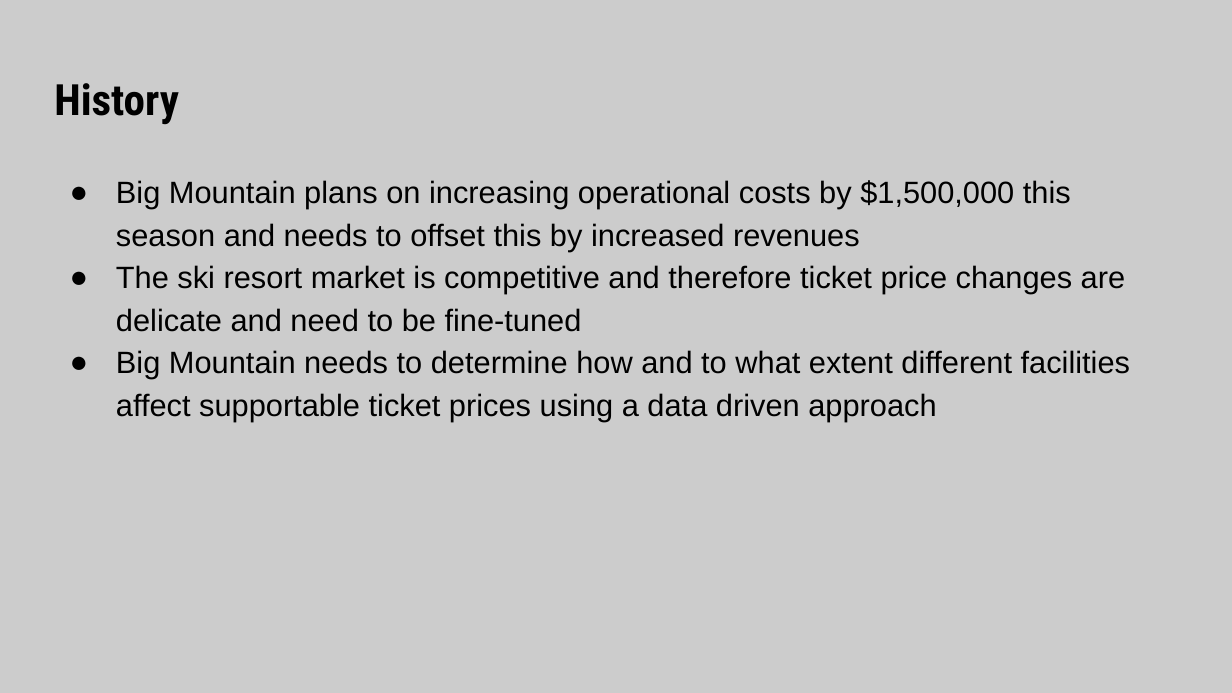
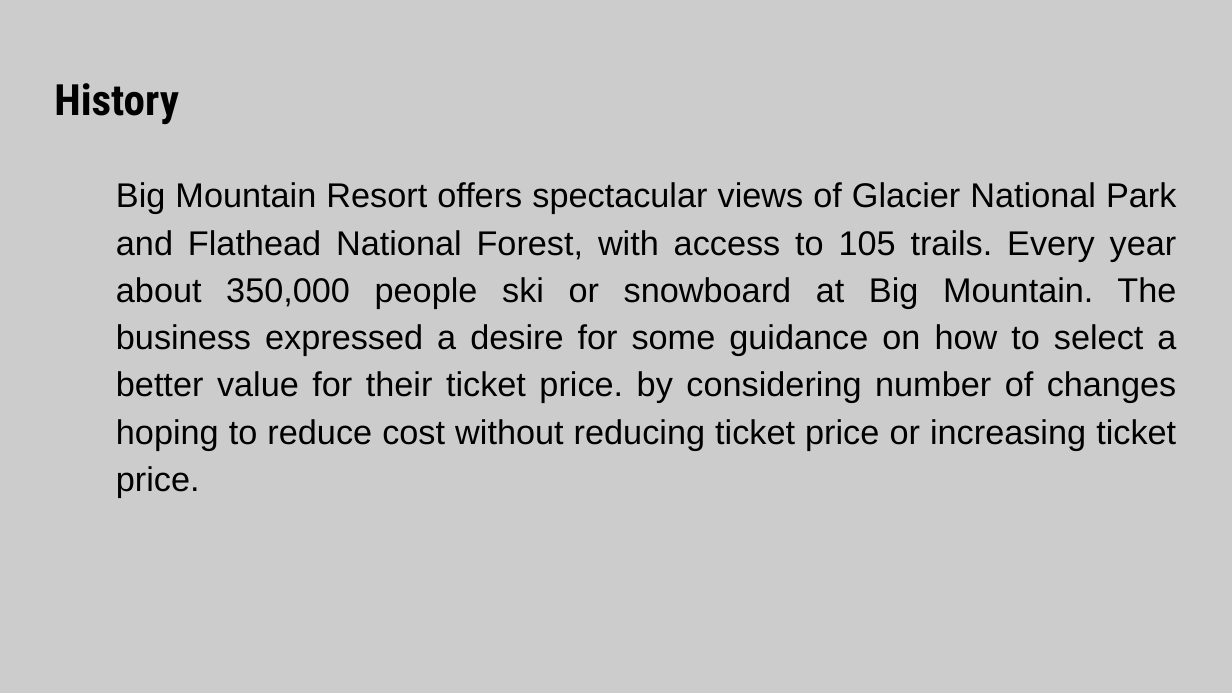
Before and after one commit to shaisid01/Data-Science, a slide deck: slide 3 of CapstoneProjects/Big Mountain Ski Resort/Docs/Project Slides.pptx. Drawn at 1232x693 pixels with LibreOffice and Linux fonts; fonts in the diff are those of the drawing. Boxes give left, top, right and bottom in pixels: in the first picture for what was removed or moved away, otherwise in the second. Text is boxed around its words. In the diff, an @@ line names an element or a change of style, - is before the commit and + after.

```diff
--- a/CapstoneProjects/Big Mountain Ski Resort/Docs/Project Slides.pptx
+++ b/CapstoneProjects/Big Mountain Ski Resort/Docs/Project Slides.pptx
@@ text at (116,182,1177,497): text changed; size 18 to 20 pt @@
-● Big Mountain plans on increasing operational costs by $1,500,000 this season and needs to offset this by increased revenues
-● The ski resort market is competitive and therefore ticket price changes are delicate and need to be fine-tuned
-● Big Mountain needs to determine how and to what extent different facilities affect supportable ticket prices using a data driven approach
+Big Mountain Resort offers spectacular views of Glacier National Park and Flathead National Forest, with access to 105 trails. Every year about 350,000 people ski or snowboard at Big Mountain. The business expressed a desire for some guidance on how to select a better value for their ticket price. by considering number of changes hoping to reduce cost without reducing ticket price or increasing ticket price.
```
Also in this commit, not shown: 5 other slides changed, 3 slides added, 1 other file.
